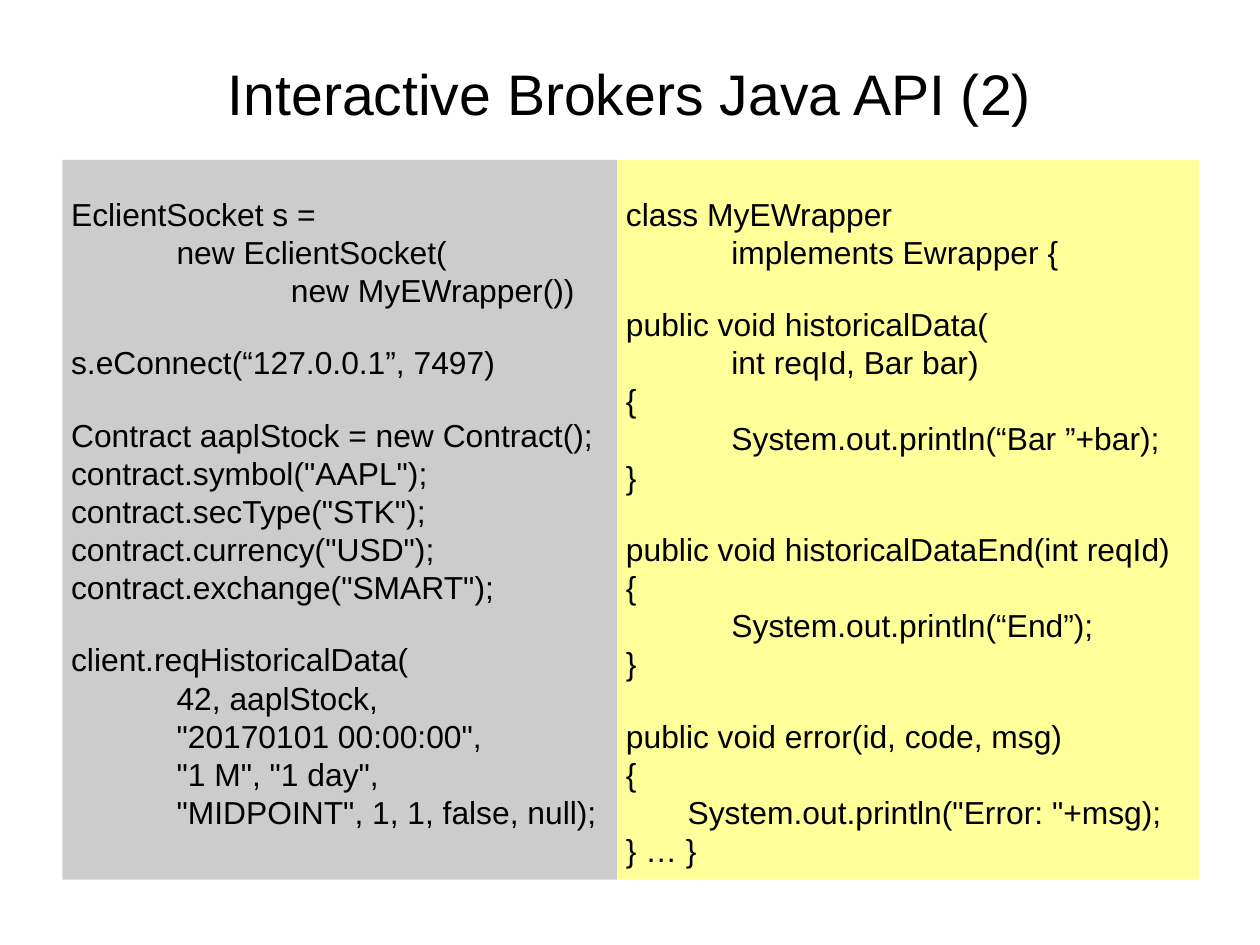
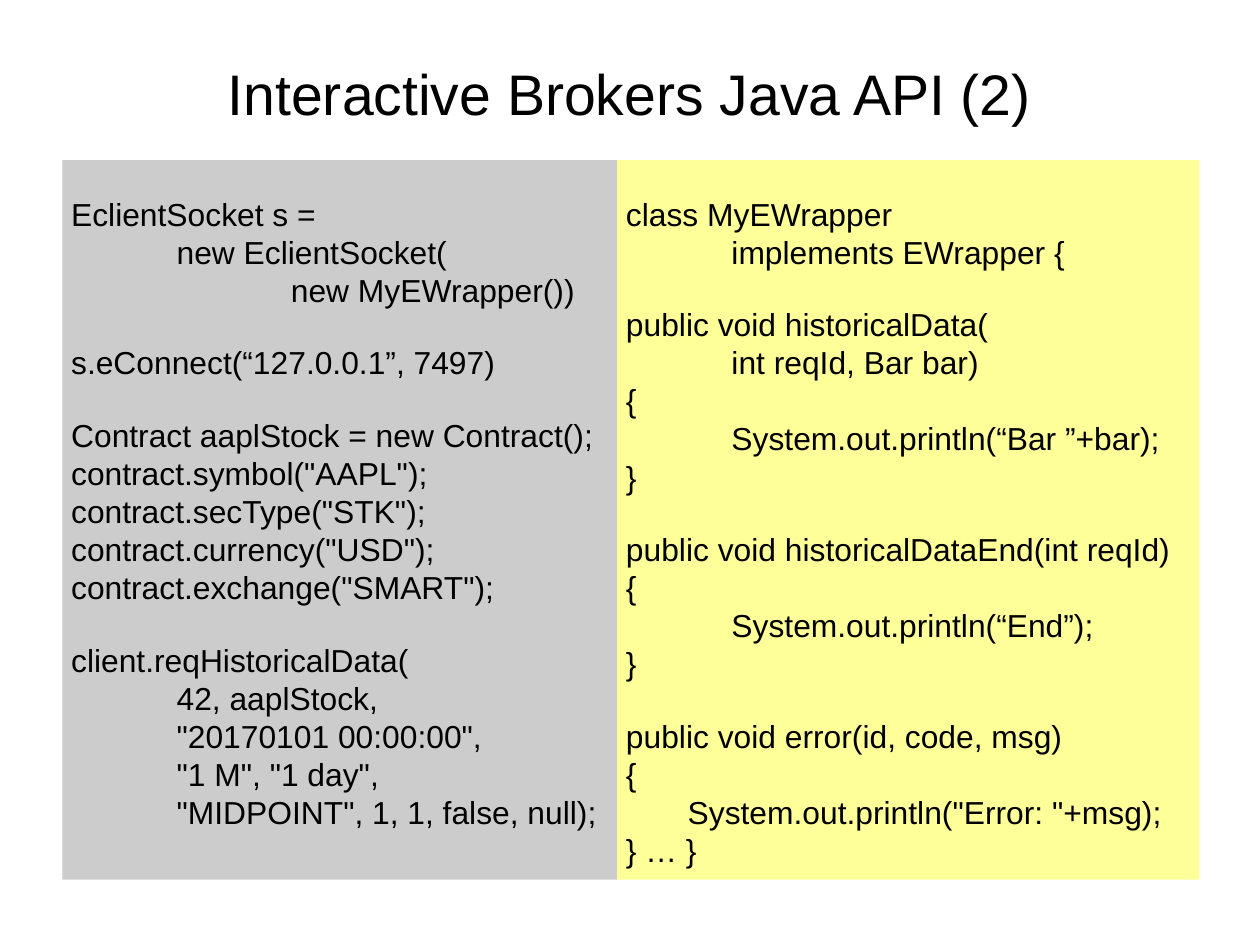
Before and after one commit to jan-x-marek/sandbox, a slide deck: slide 16 of doc/algo_trading.pptx. Drawn at 1260x945 pixels with LibreOffice and Linux fonts; fonts in the diff are those of the drawing. Boxes give left, top, right and bottom in pixels: in the first picture for what was removed or moved away, otherwise in the second. Text is boxed around its words. In the diff, an @@ line names an element or a change of style, - is before the commit and + after.

```diff
--- a/doc/algo_trading.pptx
+++ b/doc/algo_trading.pptx
@@ text in rectangle at (x1=731, y1=241, x2=1046, y2=269): text changed @@
-implements Ewrapper {
+implements EWrapper {
```
Also in this commit, not shown: 3 other slides changed.
